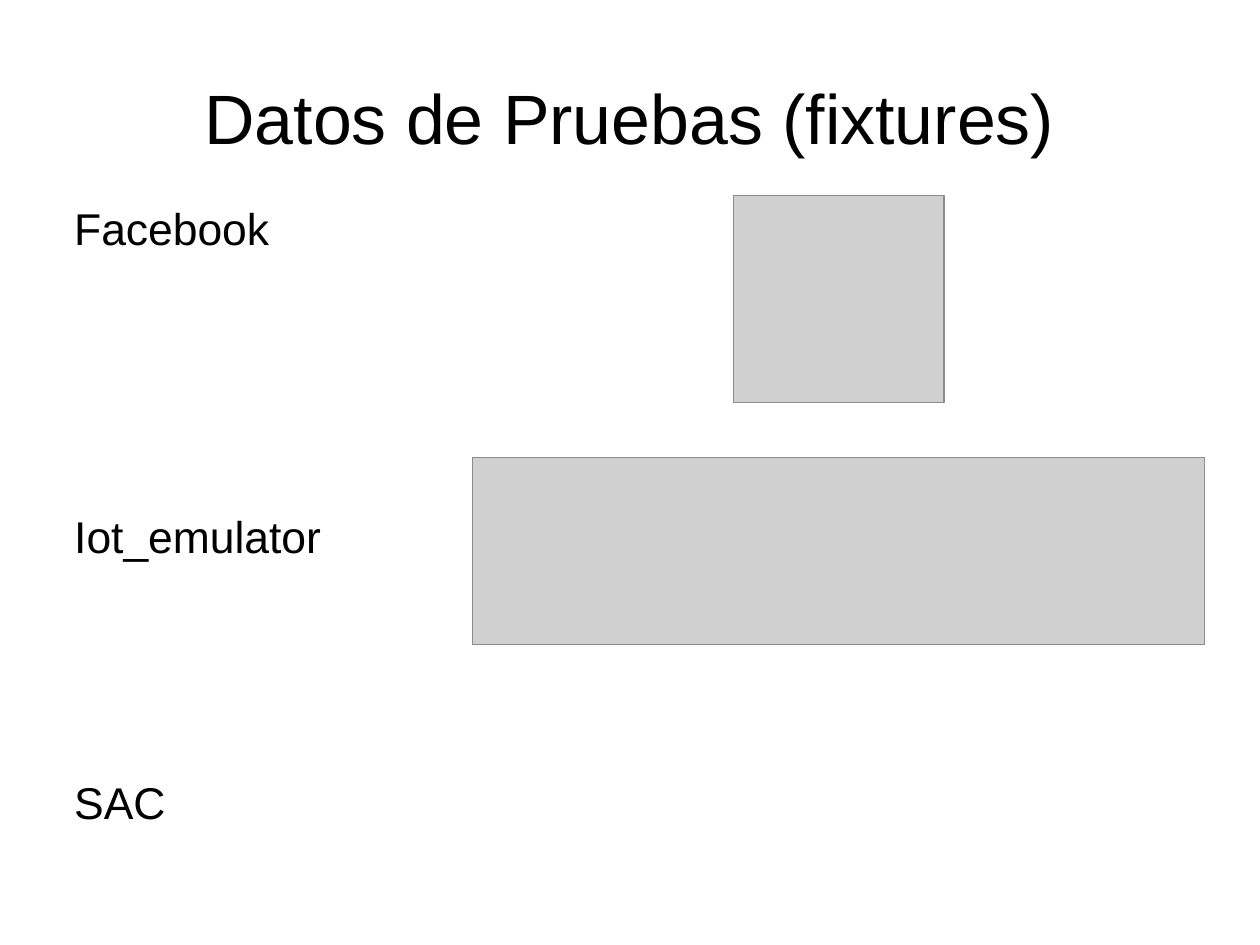
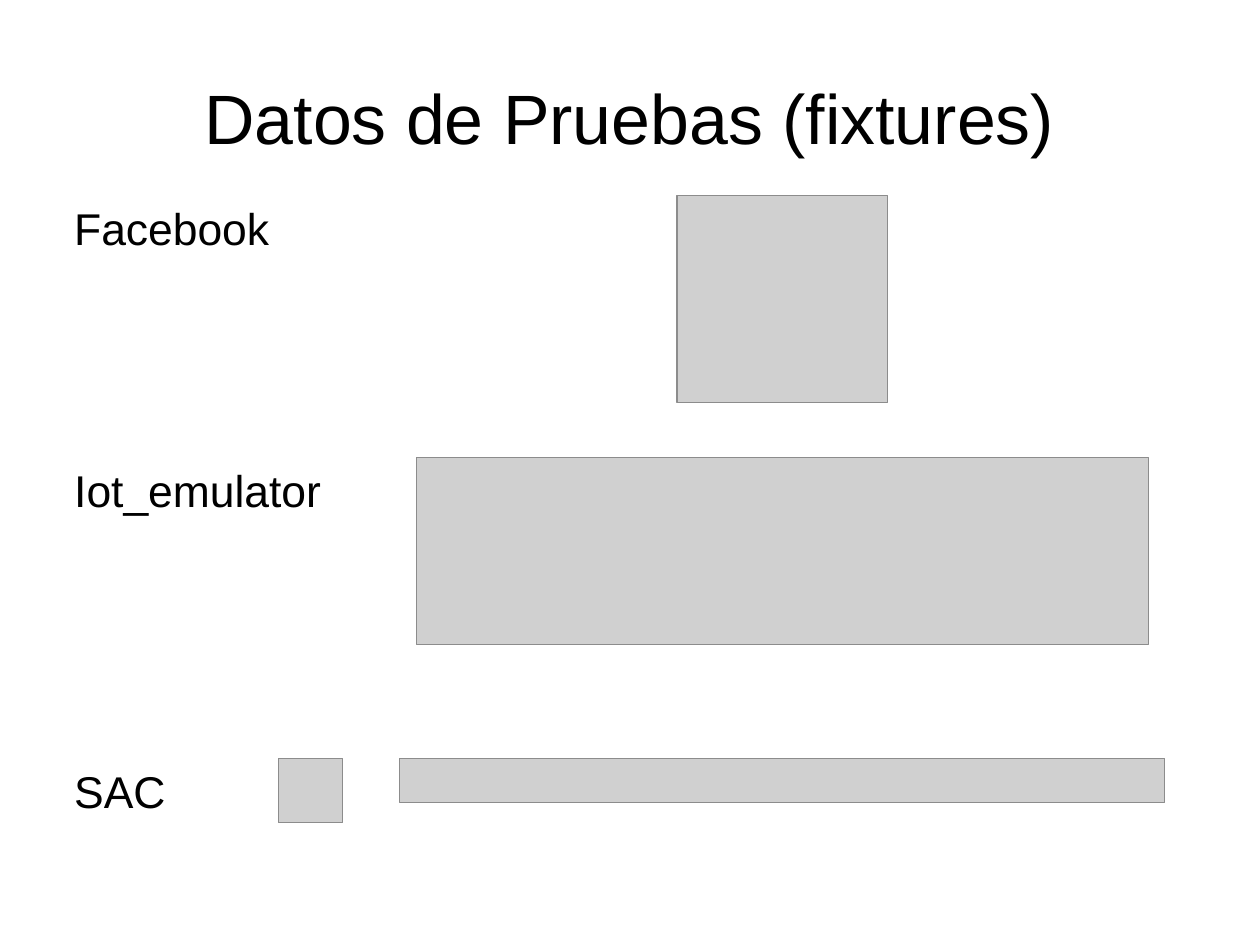
Before and after one commit to danielsalgadop/sac, a slide deck: slide 27 of docs/presentation/social_access_controller.odp (slide 23 before the commit). Drawn at 1260x945 pixels with LibreOffice and Linux fonts; fonts in the diff are those of the drawing; grey boxes stand for pictures. Boxes give left, top, right and bottom in pixels: in the first picture for what was removed or moved away, otherwise in the second. Text is boxed around its words. In the diff, an @@ line names an element or a change of style, - is before the commit and + after.

Commit message:
presentation

```diff
--- a/docs/presentation/social_access_controller.odp
+++ b/docs/presentation/social_access_controller.odp
@@ picture: place and size @@
-picture at <box>734,196,944,402</box>
+picture at <box>677,196,887,402</box>
@@ text "Iot_emulator": place and size @@
-text "Iot_emulator" at <box>74,520,321,562</box>
+text "Iot_emulator" at <box>74,474,321,516</box>
@@ picture: place and size @@
-picture at <box>473,457,1205,645</box>
+picture at <box>416,457,1148,645</box>
@@ text "SAC": place and size @@
-text "SAC" at <box>74,788,165,820</box>
+text "SAC" at <box>74,777,165,809</box>
@@ picture added at <box>278,758,343,823</box> @@
@@ picture added at <box>400,758,1165,803</box> @@
```
Also in this commit, not shown: 2 other slides changed, 6 slides added, 1 slide removed, 2 other files.
